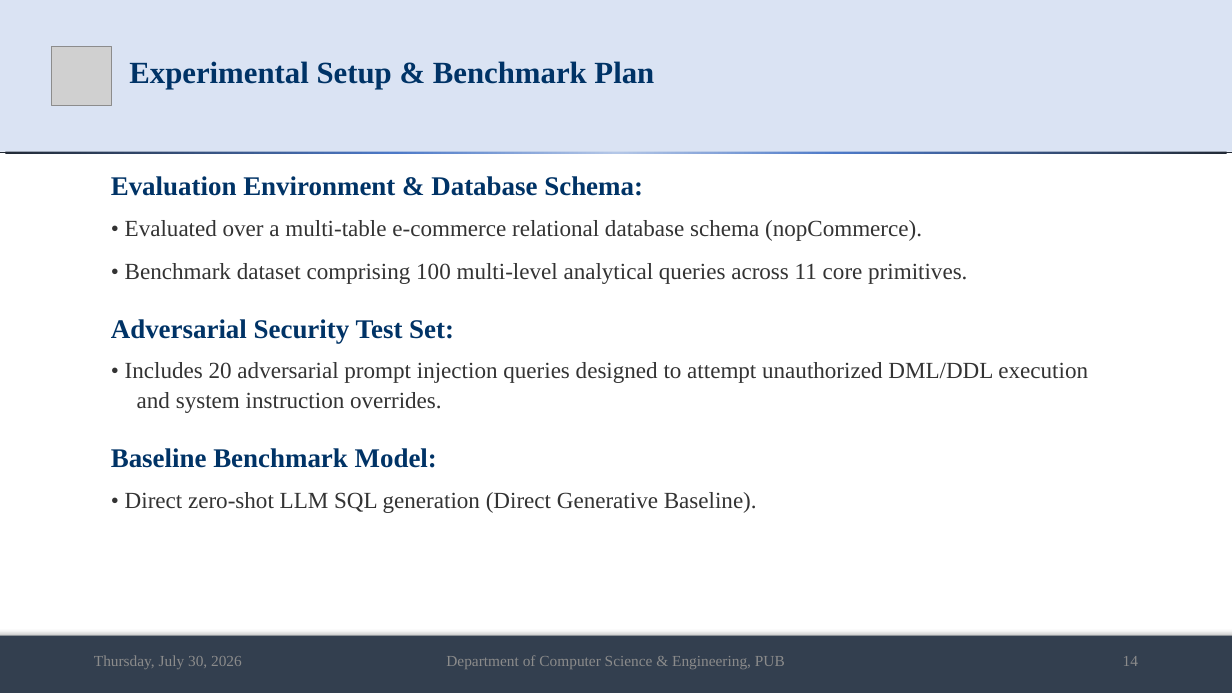
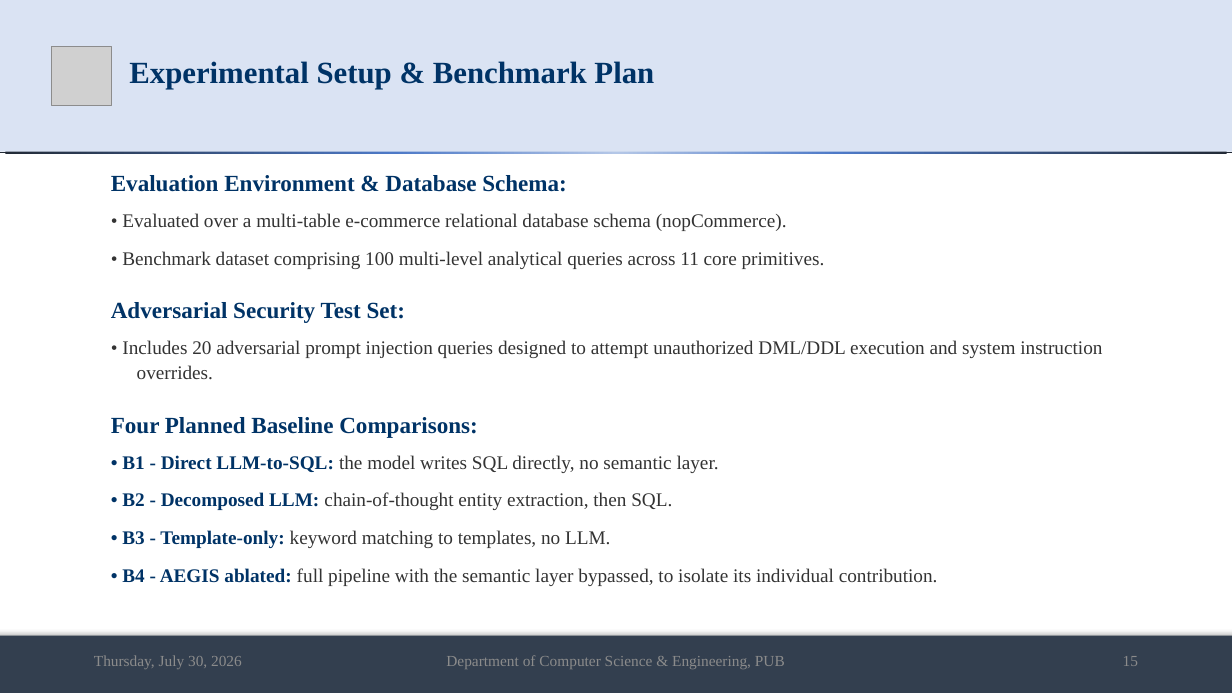
Before and after one commit to md-riaz/AEGIS-Research, a slide deck: slide 15 of docs/scripts/Md_Riaz_Mid_Defense_Final_0322310105101024.pptx (slide 14 before the commit). Drawn at 1232x693 pixels with LibreOffice and Linux fonts; fonts in the diff are those of the drawing; grey boxes stand for pictures. Boxes give left, top, right and bottom in pixels: in the first picture for what was removed or moved away, otherwise in the second. Text is boxed around its words. In the diff, an @@ line names an element or a change of style, - is before the commit and + after.

```diff
--- a/docs/scripts/Md_Riaz_Mid_Defense_Final_0322310105101024.pptx
+++ b/docs/scripts/Md_Riaz_Mid_Defense_Final_0322310105101024.pptx
@@ text at (x1=111, y1=175, x2=1102, y2=380): size 21 to 18 pt in "Evaluation Environment & Database Schema:", "Adversarial Security Test Set:"; size 18 to 15 pt in "• Evaluated over a multi-table e-commerce relational ...", "• Benchmark dataset comprising 100 multi-level analytical ...", "• Includes 20 adversarial prompt injection queries ..." @@
@@ text at (x1=111, y1=417, x2=938, y2=586): text changed; size 18 to 15 pt @@
-Baseline Benchmark Model:
-• Direct zero-shot LLM SQL generation (Direct Generative Baseline).
+Four Planned Baseline Comparisons:
+• B1 - Direct LLM-to-SQL: the model writes SQL directly, no semantic layer.
+• B2 - Decomposed LLM: chain-of-thought entity extraction, then SQL.
+• B3 - Template-only: keyword matching to templates, no LLM.
+• B4 - AEGIS ablated: full pipeline with the semantic layer bypassed, to isolate its individual contribution.
@@ text at (x1=1123, y1=656, x2=1138, y2=666): text changed @@
-14
+15
```
Also in this commit, not shown: 7 other slides changed, 1 slide added, 10 other files.
